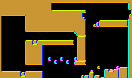
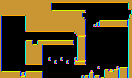
Two versions of the same layered image (132x78). Layer-by-layer changes:
painted on "Tiles" over [33, 40, 37, 44]
painted on "Collisions" over [33, 40, 37, 44]
